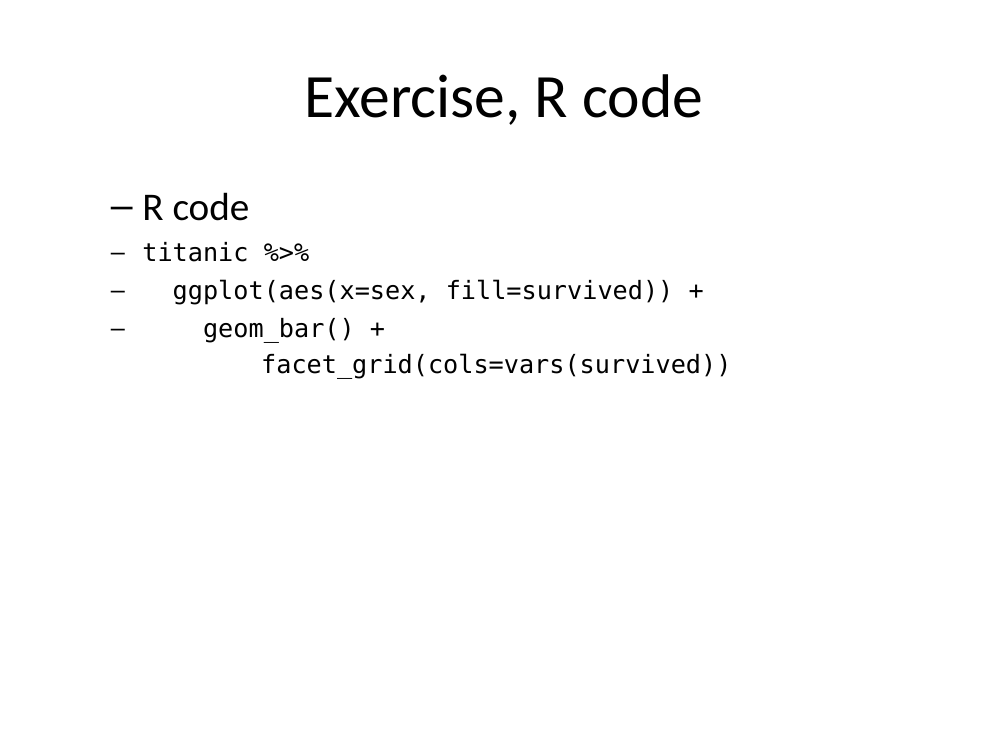
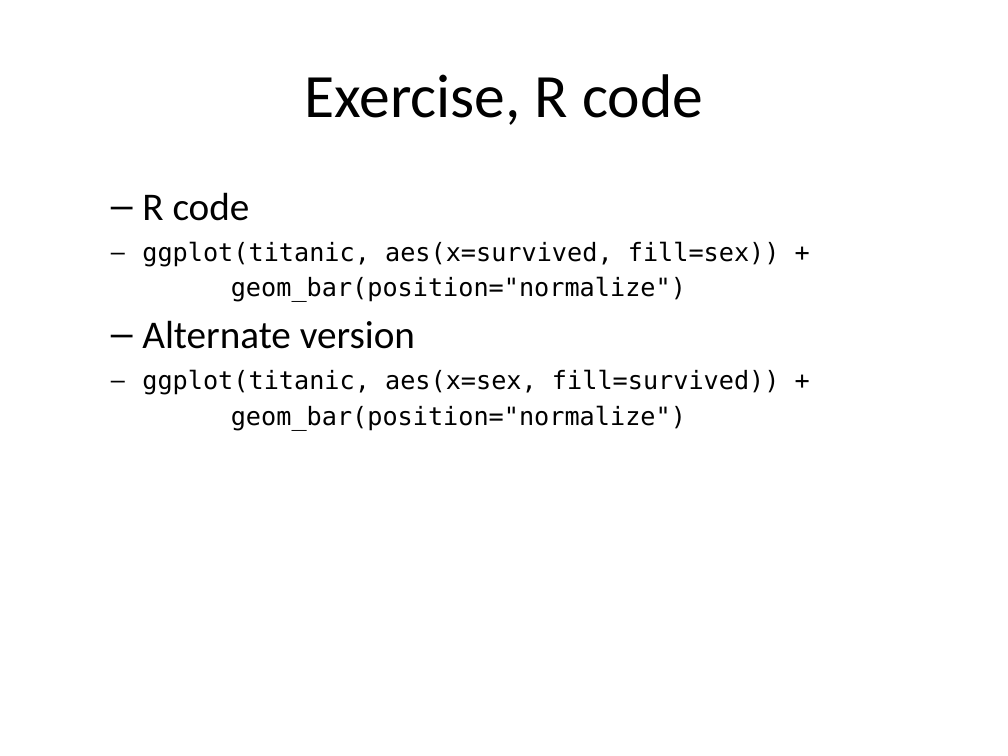
Before and after one commit to pmean/data-visualization, a slide deck: slide 6 of data-viz-02/component/exercise-mortality-by-sex.pptx (slide 5 before the commit). Drawn at 1008x756 pixels with LibreOffice and Linux fonts; fonts in the diff are those of the drawing. Boxes give left, top, right and bottom in pixels: in the first picture for what was removed or moved away, otherwise in the second. Text is boxed around its words. In the diff, an @@ line names an element or a change of style, - is before the commit and + after.

Commit message:
Added normalize options to data-viz-02.

```diff
--- a/data-viz-02/component/exercise-mortality-by-sex.pptx
+++ b/data-viz-02/component/exercise-mortality-by-sex.pptx
@@ text at box(142, 241, 780, 431): text changed @@
-titanic %>%
-ggplot(aes(x=sex, fill=survived)) +
-geom_bar() +
-facet_grid(cols=vars(survived))
+ggplot(titanic, aes(x=survived, fill=sex)) +
+geom_bar(position="normalize")
+  – Alternate version
+ggplot(titanic, aes(x=sex, fill=survived)) +
+geom_bar(position="normalize")
```
Also in this commit, not shown: 6 other slides changed, 2 slides added, 2 slides removed, 18 other files.
